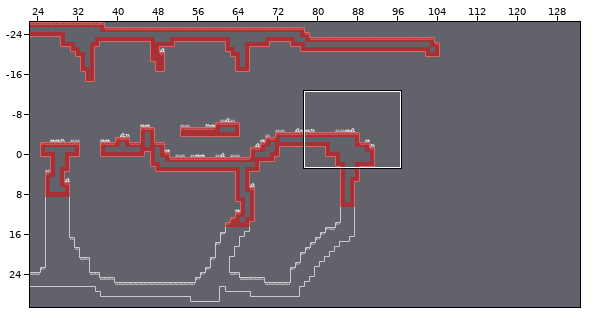
Tiled map: The Stakes Are High/Assets/Maps/Level 1.tmx. Above, an overview of the earlier version with the close-up marked.
Close-up. Before:
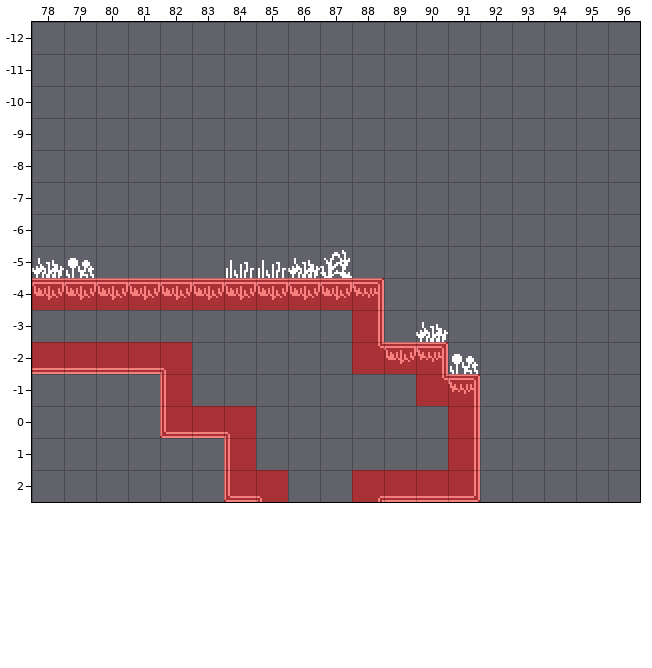
Cells are 16x16 px. Shown: x 78..96, y -12..2. The commit also changed other parts of the map, which this record leaves out.
And afterwards:
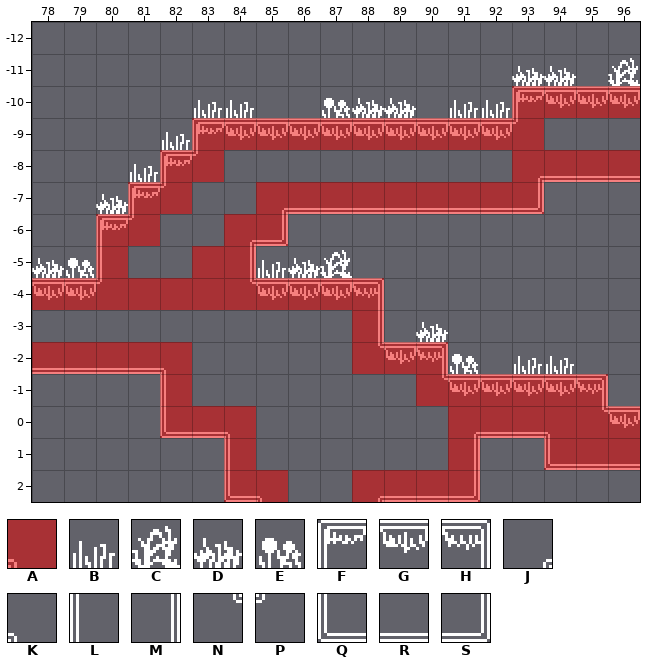
Key: from "Collision": A 0; from "Crops": B 0, C 1, D 2, E 3; from "Ground Tiles": F 0, G 1, H 2, J 3, K 4, L 5, M 7, N 8, P 9, Q 10, R 11, S 12.
_ is an empty cell.
See-through tiles are keyed as they look on the map.
The edit:
{"where": "layer \"Ground\""}
{"y":-10,"x":93,"old":"____","new":"FGGG"}
{"y":-9,"x":83,"old":"___________","new":"FGGGGGGGGGP"}
{"y":-8,"x":82,"old":"__","new":"FP"}
{"y":-8,"x":93,"old":"____","new":"JRRR"}
{"y":-7,"x":81,"old":"__","new":"FP"}
{"y":-7,"x":85,"old":"_________","new":"JRRRRRRRS"}
{"y":-6,"x":80,"old":"__","new":"FP"}
{"y":-6,"x":84,"old":"__","new":"JS"}
{"y":-5,"x":80,"old":"_","new":"L"}
{"y":-5,"x":84,"old":"_","new":"M"}
{"y":-4,"x":80,"old":"GGGGG","new":"P___N"}
{"y":-1,"x":91,"old":"H____","new":"GGGGH"}
{"y":0,"x":91,"old":"M_____","new":"JRRKNG"}
{"y":1,"x":94,"old":"___","new":"QRR"}
{"where": "layer \"Props\""}
{"y":-11,"x":93,"old":"__","new":"DD"}
{"y":-11,"x":96,"old":"_","new":"C"}
{"y":-10,"x":83,"old":"__","new":"BB"}
{"y":-10,"x":87,"old":"___","new":"EDD"}
{"y":-10,"x":91,"old":"__","new":"BB"}
{"y":-9,"x":82,"old":"_","new":"B"}
{"y":-8,"x":81,"old":"_","new":"B"}
{"y":-7,"x":80,"old":"_","new":"D"}
{"y":-5,"x":84,"old":"B","new":"_"}
{"y":-2,"x":93,"old":"__","new":"BB"}
{"where": "layer \"Collision\""}
{"y":-10,"x":93,"old":"____","new":"AAAA"}
{"y":-9,"x":83,"old":"___________","new":"AAAAAAAAAAA"}
{"y":-8,"x":82,"old":"__","new":"AA"}
{"y":-8,"x":93,"old":"____","new":"AAAA"}
{"y":-7,"x":81,"old":"__","new":"AA"}
{"y":-7,"x":85,"old":"_________","new":"AAAAAAAAA"}
{"y":-6,"x":80,"old":"__","new":"AA"}
{"y":-6,"x":84,"old":"__","new":"AA"}
{"y":-5,"x":80,"old":"_","new":"A"}
{"y":-5,"x":83,"old":"__","new":"AA"}
{"y":-1,"x":92,"old":"____","new":"AAAA"}
{"y":0,"x":92,"old":"_____","new":"AAAAA"}
{"y":1,"x":94,"old":"___","new":"AAA"}
